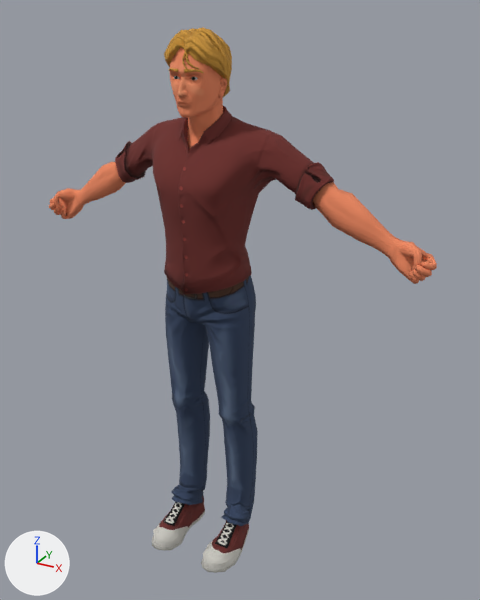
Renders of the FBX model Assets/Materials/Character/George_.fbx from each side of a commit.
Rendered twice from a 50 mm camera at (1.041, -1.657, 1.808) aimed at (0.091, 0.07, 0.945). Lighting does not change. The marker at lower left points along +X, +Y and +Z. Both versions are drawn at frame 12 of the action 'CleanRig|Action'; the numbers are the values there.

Objects in the first picture: 'Body_0.Bottom', 'Body_0.Top', 'Face', 'Hair_1', 'Hands', 'Shoes.002'.
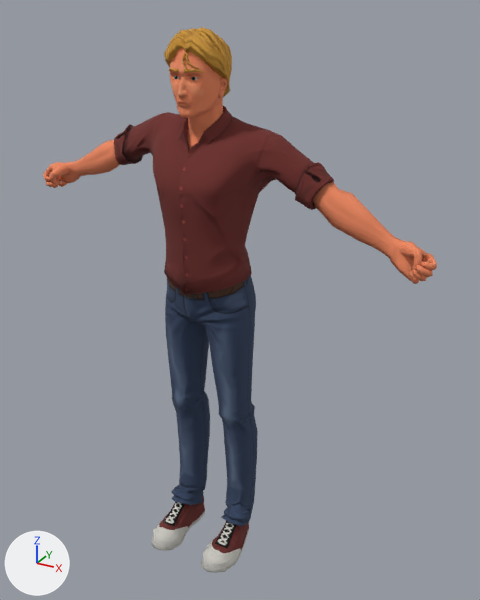
Boxes (x1, y1, x2, y2) around the edits, measured in the pictures (480 x 600 px):
'Body_0.Top', posed
    before: (115, 106, 334, 294)
    after: (114, 106, 334, 294)
'Hands', posed (18% taller)
    before: (49, 162, 437, 284)
    after: (43, 140, 437, 284)
'Hair_1', posed
    both: (164, 27, 232, 98)
bone 'shoulder.R', root to tip
    before: (208, 143) to (160, 137)
    after: (208, 143) to (162, 127)
bone 'hand.R', root to tip
    before: (82, 196) to (75, 200)
    after: (76, 167) to (69, 170)
bone 'forearm.Twist.R', root to tip
    before: (102, 183) to (82, 196)
    after: (98, 158) to (76, 167)

The edits, one by one:
Bone 'shoulder.R' (bone_shoulder_r) turns from (0, 0, 0) to (9, 0, -2) degrees about its own x, y and z.
Bone 'hand.R' (bone_hand_r) turns from (0, 0, 0) to (0, -44, 0) degrees about its own x, y and z.
Bone 'forearm.Twist.R' (bone_forearm_twist_r) turns from (0, 0, 0) to (0, -22, 0) degrees about its own x, y and z.
